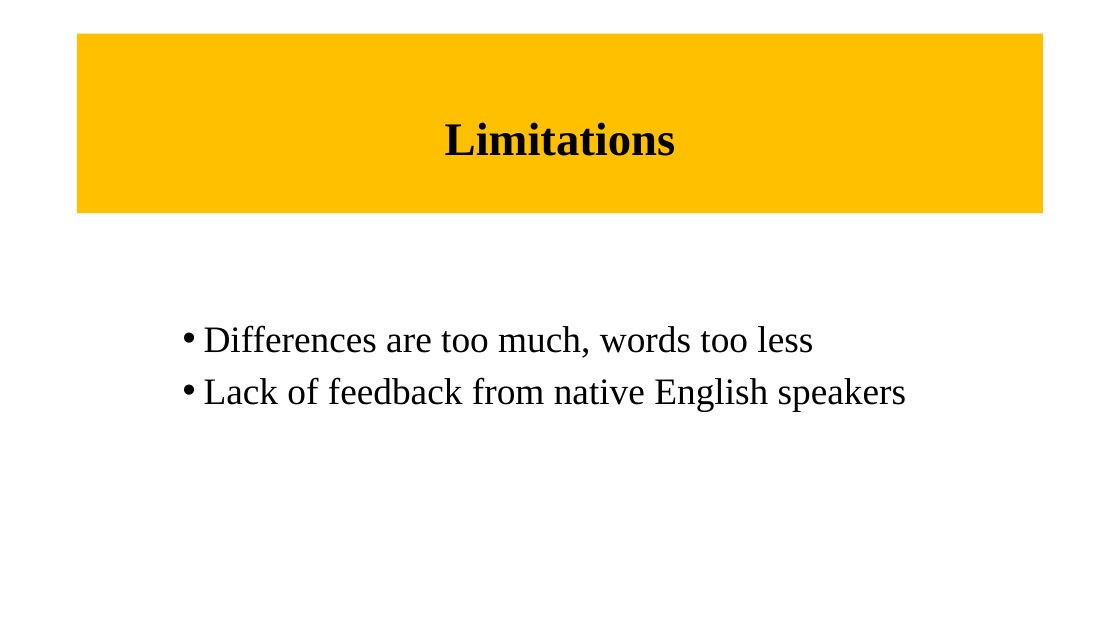
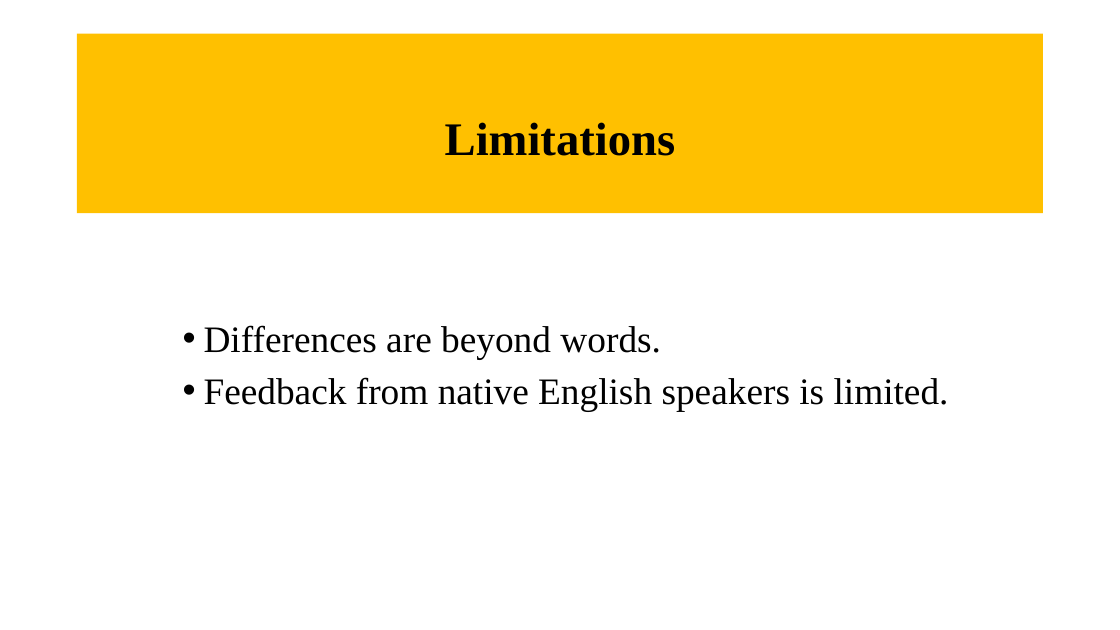
Before and after one commit to bruceleslie/bruceleslie.github.io, a slide deck: slide 5 of 王新强_论文答辩.pptx (slide 6 before the commit). Drawn at 1120x630 pixels with LibreOffice and Linux fonts; fonts in the diff are those of the drawing. Boxes give left, top, right and bottom in pixels: in the first picture for what was removed or moved away, otherwise in the second. Text is boxed around its words. In the diff, an @@ line names an element or a change of style, - is before the commit and + after.

```diff
--- a/王新强_论文答辩.pptx
+++ b/王新强_论文答辩.pptx
@@ text at box(204, 325, 949, 411): text changed @@
-• Differences are too much, words too less
-• Lack of feedback from native English speakers
+• Differences are beyond words.
+• Feedback from native English speakers is limited.
```
Also in this commit, not shown: 1 other slide changed, 1 slide removed.
